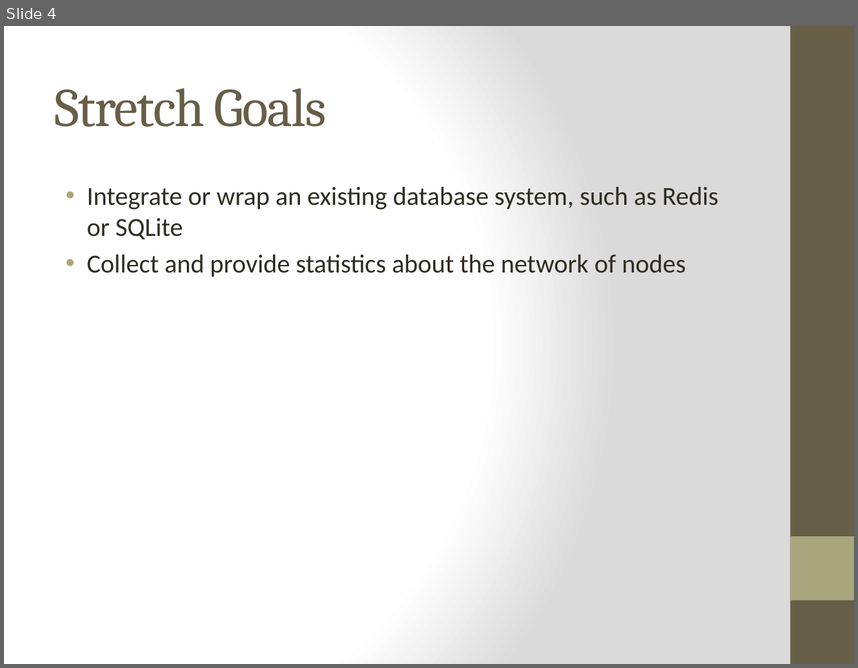
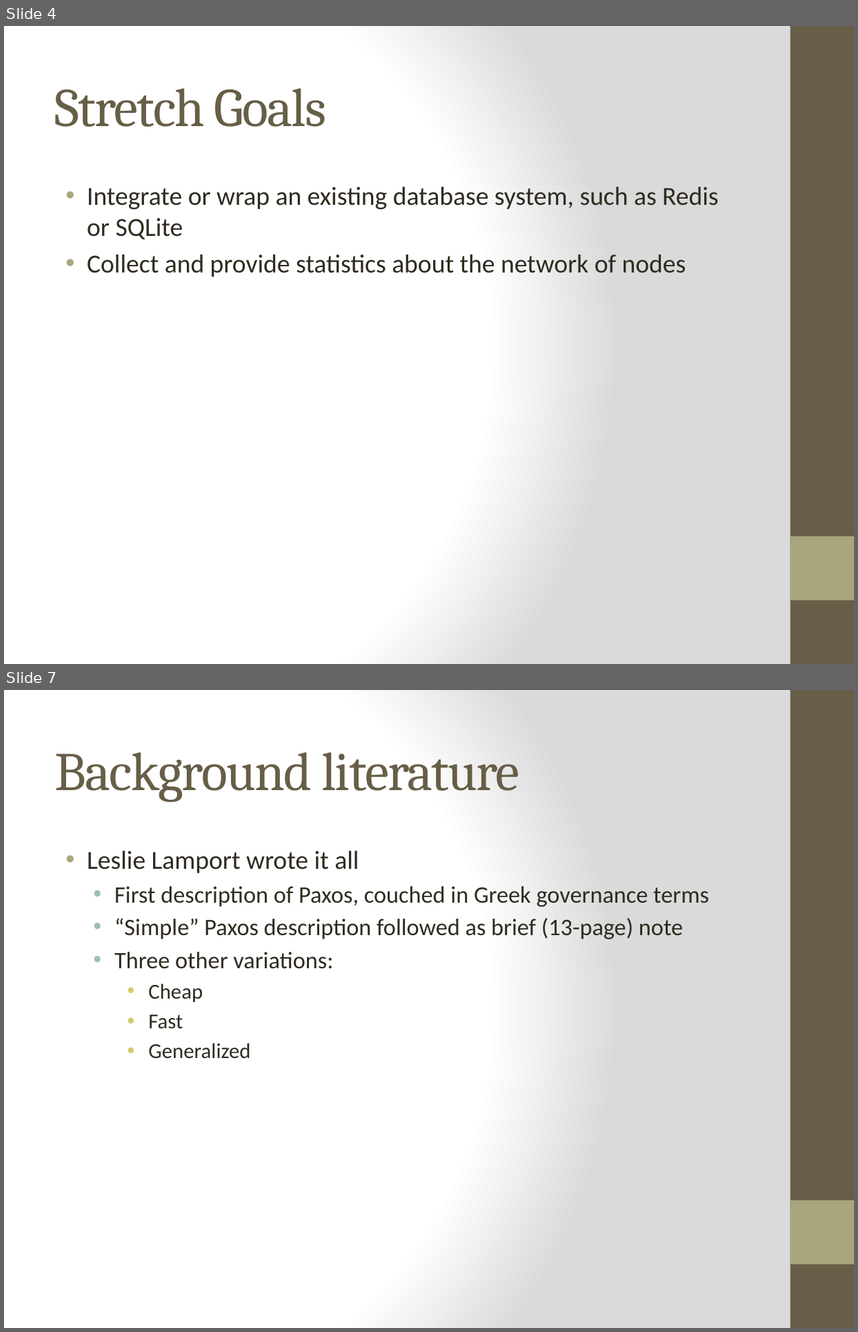
Before and after one commit to timothyekl/KennySync, a slide deck: Proposal/Proposal.pptx. Shown one above the other, each under a label of ours: slide 4 before the commit, slides 4 and 7 after it; the slides between them are not shown. The pictures are 858x668 and 858x1332 pixels, drawn with LibreOffice and Linux fonts; fonts in the diff are those of the drawing. Boxes give left, top, right and bottom in pixels: in the first picture for what was removed or moved away, otherwise in the second. Text is boxed around its words. In the diff, an @@ line names an element or a change of style, - is before the commit and + after.

```diff
--- a/Proposal/Proposal.pptx
+++ b/Proposal/Proposal.pptx
@@ slide 7 added at box(4, 690, 854, 1328), background gradient #FFFFFF to #DADADA; not listed: 2 template elements that a slide beside it also shows @@
@@ title added at box(55, 752, 519, 802), 46 pt, text #675E47 @@
+Background literature
@@ text added at box(87, 851, 709, 1058), 20 pt, text #2F2B20 @@
+• Leslie Lamport wrote it all
+  • First description of Paxos, couched in Greek governance terms
+  • “Simple” Paxos description followed as brief (13-page) note
+  • Three other variations:
+    • Cheap
+    • Fast
+    • Generalized
```
Also in this commit, not shown: 4 slides changed.
